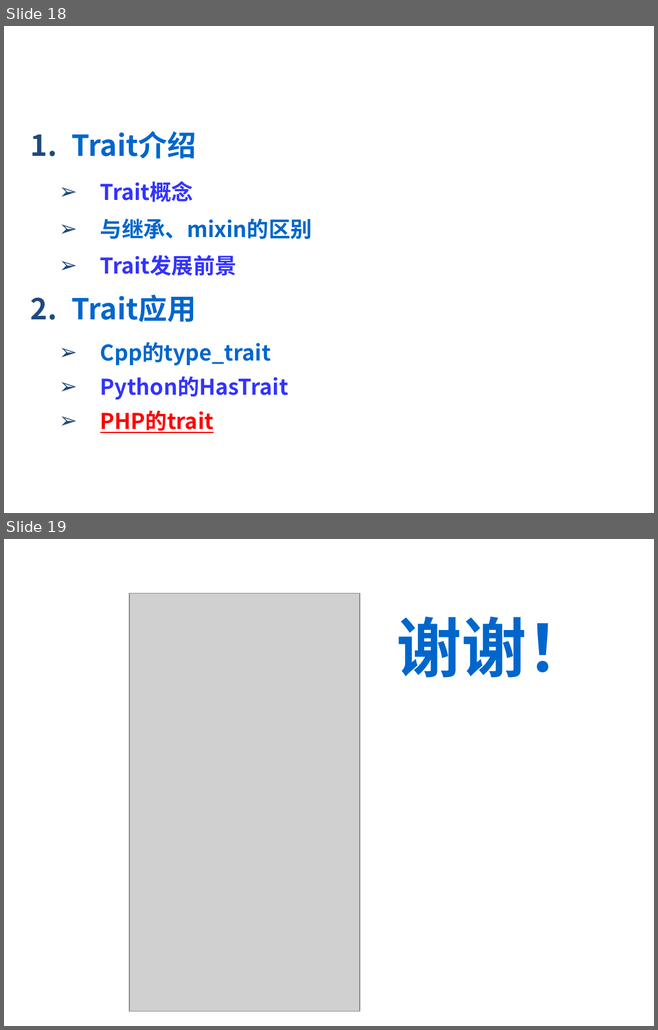
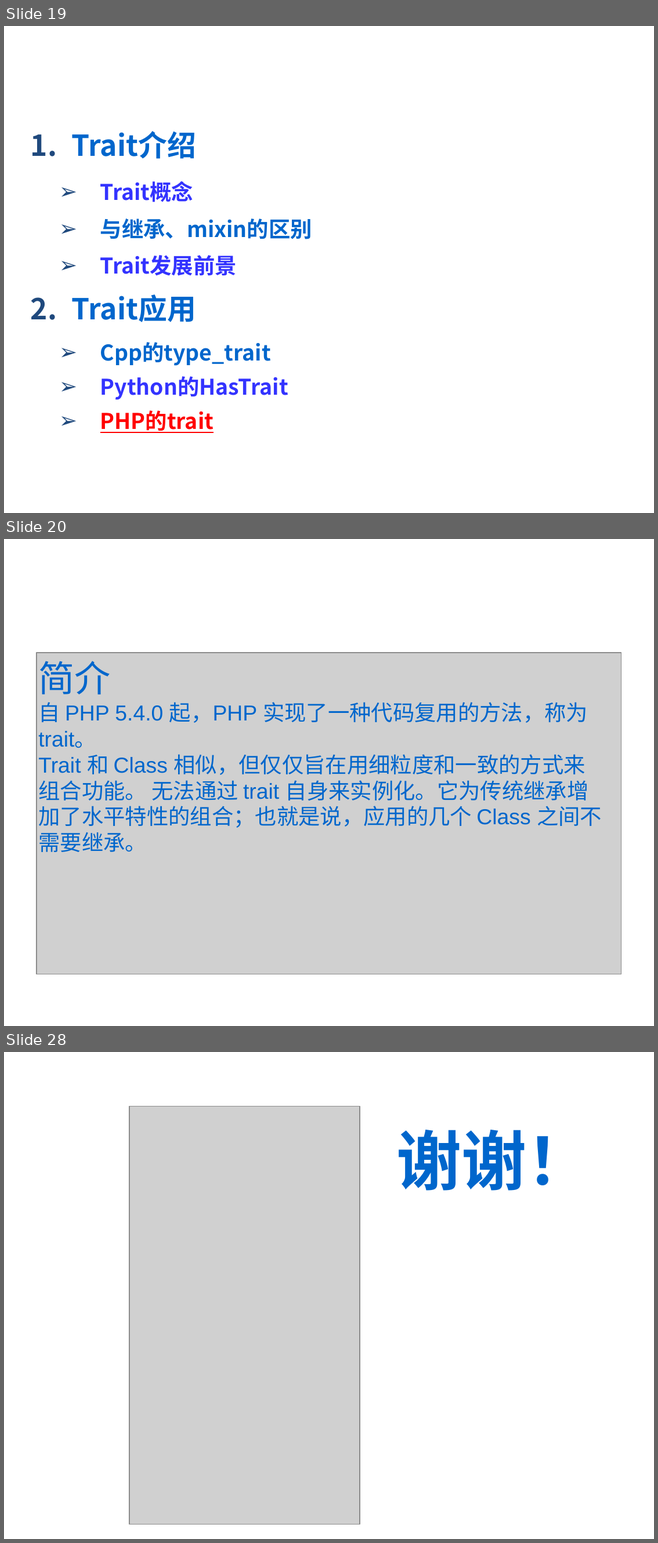
Before and after one commit to 2017-CompilerH-a3/Teamwork-Traits, a slide deck: trait.ppt. Shown one above the other, each under a label of ours: slides 18 and 19 before the commit, slides 19, 20 and 28 after it; the slides between them are not shown. The pictures are 658x1030 and 658x1543 pixels, drawn with LibreOffice and Linux fonts; fonts in the diff are those of the drawing; grey boxes stand for pictures; background and template pictures are left out. Boxes give left, top, right and bottom in pixels: in the first picture for what was removed or moved away, otherwise in the second. Text is boxed around its words. In the diff, an @@ line names an element or a change of style, - is before the commit and + after.

```diff
--- a/trait.ppt
+++ b/trait.ppt
@@ slide 20 added at box(4, 539, 654, 1026), background picture (left out) @@
@@ text added at box(36, 559, 394, 599), 28 pt, text #FFFFFF, bold, italic @@
+PHP中的traits
@@ picture added at box(36, 653, 621, 974) @@
@@ text added at box(38, 661, 601, 852), 24 pt, text #0066CC @@
+简介
+自 PHP 5.4.0 起，PHP 实现了一种代码复用的方法，称为 trait。
+Trait 和 Class 相似，但仅仅旨在用细粒度和一致的方式来组合功能。 无法通过 trait 自身来实例化。它为传统继承增加了水平特性的组合；也就是说，应用的几个 Class 之间不需要继承。
@@ what was slide 18 is now slide 19 @@
@@ what was slide 19 is now slide 28 @@
```
Also in this commit, not shown: 8 slides changed, 8 other slides added.
